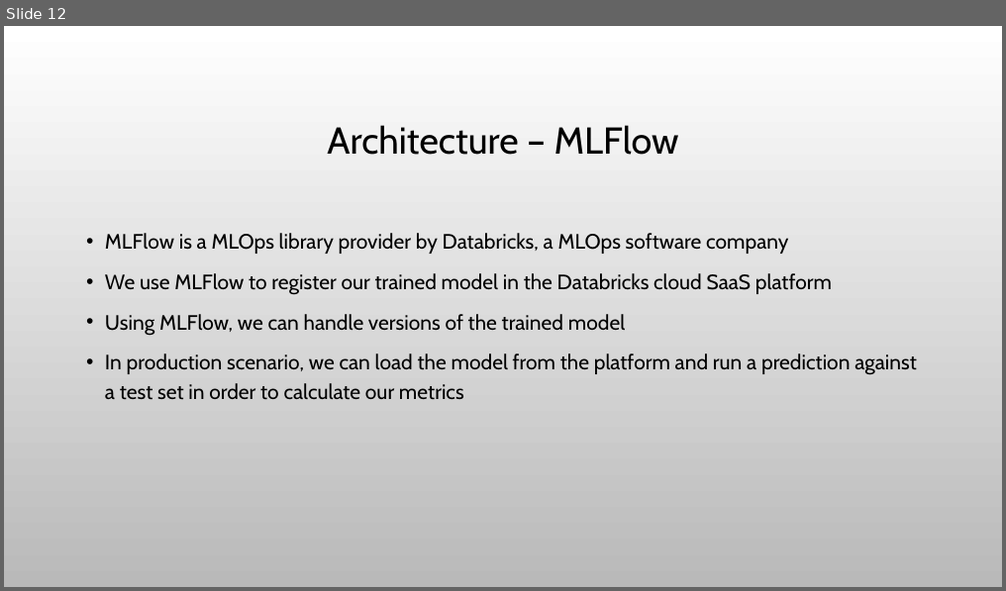
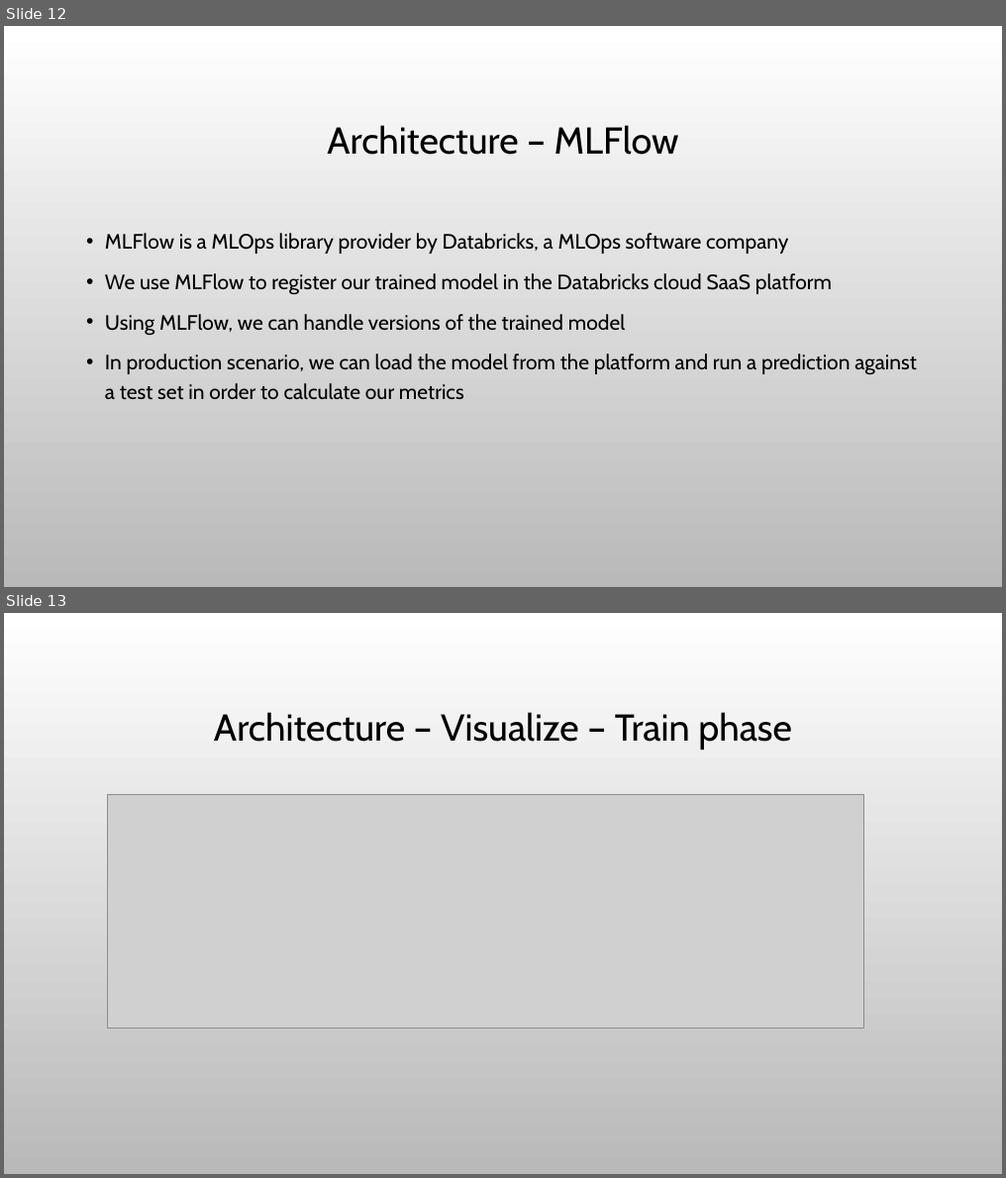
Before and after one commit to stavco9/mlops-final-project, a slide deck: docs/MLOps Final Project.pptx. Shown one above the other, each under a label of ours: slide 12 before the commit, slides 12 and 13 after it. The pictures are 1006x591 and 1006x1178 pixels, drawn with LibreOffice and Linux fonts; fonts in the diff are those of the drawing; grey boxes stand for pictures; background and template pictures are left out. Boxes give left, top, right and bottom in pixels: in the first picture for what was removed or moved away, otherwise in the second. Text is boxed around its words. In the diff, an @@ line names an element or a change of style, - is before the commit and + after.

Commit message:
Updated slide

```diff
--- a/docs/MLOps Final Project.pptx
+++ b/docs/MLOps Final Project.pptx
@@ slide 13 added at (4,613,1002,1174), background picture (left out) @@
@@ title added at (214,712,792,750), 36 pt, text #000000 @@
+Architecture – Visualize – Train phase
@@ picture added at (107,794,863,1029) @@
```
Also in this commit, not shown: 1 other slide added.
